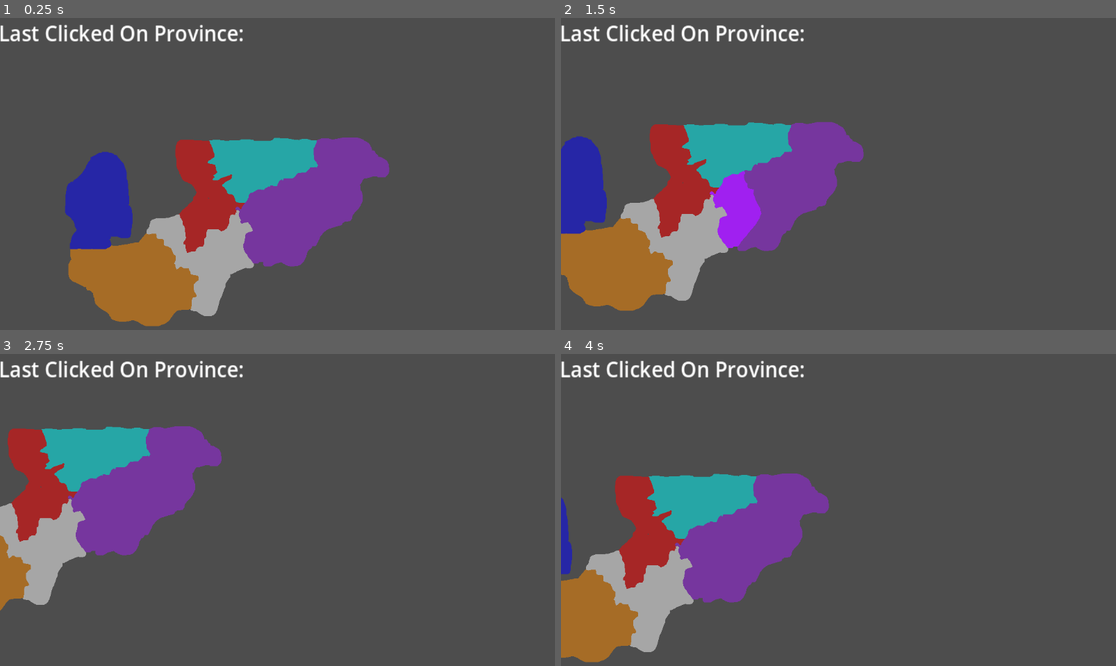
Above: before the commit, frames 1-4 (two rows, left to right).
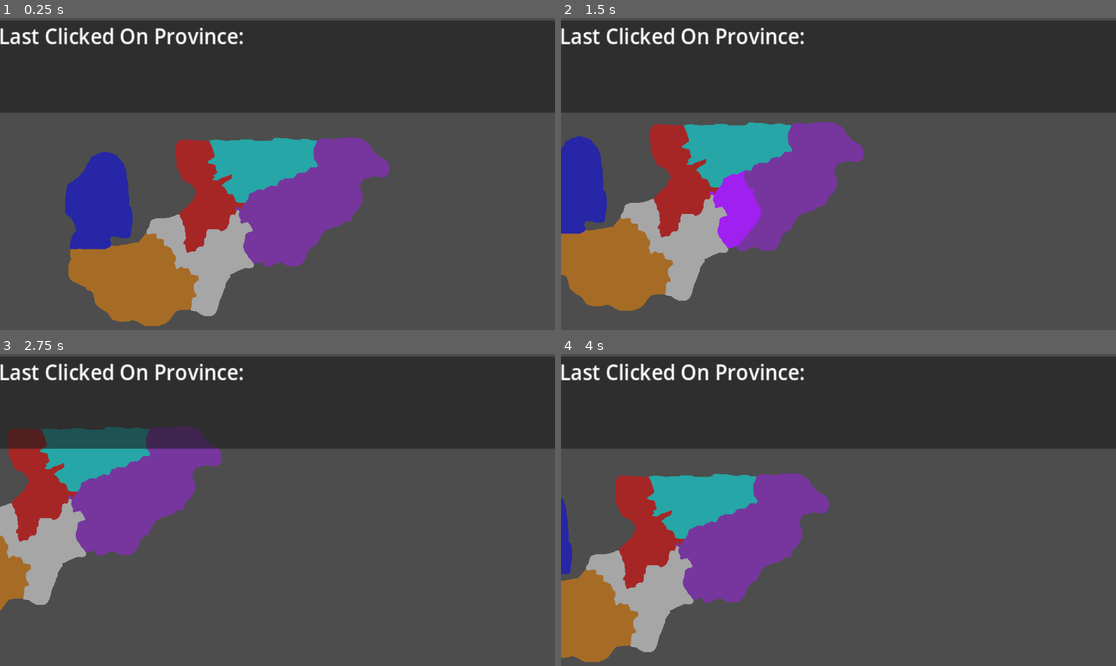
Above: after the commit, the same moments.

Repository: ParkerVetter1/GodotGrandStrategyProject
Game: Godot game, scene res://Scenes/Main.tscn
Two runs of this game, one before a commit and one after it. Both use one fixed random seed, a clock stepped at 60 frames per second and the inputs below.
Inputs (mouse positions are in pixels of both pictures, inside the frame that each line leads up to):
- Up to frame 1 (0.25 s): no input
- Up to frame 2 (1.5 s): tap Enter at 0.5 s; move the mouse to (960, 158) at 0.52 s; hold D (MoveRight) 0.53-1.28 s; hold Shift (Shift) 0.53-1.28 s; click (960, 158) at 0.67 s; move the mouse to (727, 189) at 1.27 s; hold S (MoveDown) from 1.28 s (still down); tap Shift (Shift) at 1.35 s
- Up to frame 3 (2.75 s): move the mouse to (333, 441) at 2.02 s; release S (MoveDown) at 2.03 s; hold D (MoveRight) from 2.03 s (still down); hold Shift (Shift) from 2.03 s (still down)
- Up to frame 4 (4 s): move the mouse to (810, 572) at 2.77 s; release D (MoveRight) at 2.78 s; release Shift (Shift) at 2.78 s; hold W (MoveUp) 2.78-3.53 s; tap Shift (Shift) at 2.85 s; click (810, 572) at 2.92 s; move the mouse to (1005, 556) at 3.52 s; hold A (MoveLeft) from 3.53 s (still down); hold Shift (Shift) from 3.53 s (still down)

The runs differ from the first frame. In frame 1, 29% of the frame differs, in the area x 0-100%, y 0-31%; in frame 2, 29%; in frame 3, 29%; in frame 4, 29%.
Error after the commit: Invalid access to property or key 'name' on a base object of type 'Nil'. (res://Scripts/UIManager.gd:16)

Commit message:
Trying to add resources to provinces

Diff:
--- a/Scenes/Main.tscn
+++ b/Scenes/Main.tscn
@@ -25,10 +25,15 @@
 script = ExtResource("3_c6ewo")
 
 [node name="MainUi" parent="Camera2D" instance=ExtResource("5_0227v")]
-offset_left = -412.551
-offset_top = -219.375
-offset_right = -412.551
-offset_bottom = -219.375
+anchors_preset = 8
+anchor_left = 0.5
+anchor_top = 0.5
+anchor_right = 0.5
+anchor_bottom = 0.5
+offset_left = -413.264
+offset_top = -215.325
+offset_right = -413.264
+offset_bottom = -215.325
 
 [connection signal="child_entered_tree" from="Regions" to="." method="_on_regions_child_entered_tree"]
 [connection signal="child_entered_tree" from="Regions" to="Regions" method="_on_child_entered_tree"]
--- a/Scenes/MainUI.tscn
+++ b/Scenes/MainUI.tscn
@@ -14,9 +14,14 @@
 grow_vertical = 2
 script = ExtResource("1_nf2ua")
 
-[node name="Label" type="Label" parent="."]
+[node name="HeaderUIPanel" type="Panel" parent="."]
 layout_mode = 0
-offset_right = 240.0
-offset_bottom = 85.0
+offset_right = 1151.0
+offset_bottom = 129.0
+
+[node name="ClickedOnProvince" type="Label" parent="HeaderUIPanel"]
+layout_mode = 0
+offset_right = 371.0
+offset_bottom = 46.0
 text = "Last Clicked On Province: "
 label_settings = SubResource("LabelSettings_0m8tt")
--- a/Scripts/Main.gd
+++ b/Scripts/Main.gd
@@ -14,7 +14,7 @@
 
 #the last clickedProvince
 func clickedNode(node):
-	emit_signal("provinceWasClicked", node.name) # Emit the signal
+	emit_signal("provinceWasClicked", node) # Emit the signal
 
 func getClickedCallFromEachNode():
 	var k = -1
--- a/Scripts/Province_Area.gd
+++ b/Scripts/Province_Area.gd
@@ -3,6 +3,13 @@
 @onready var province_name = name
 
 signal WasClicked
+
+var resources = {"Wood" : 0
+				,"Stone" : 0
+				,"Metal" : 0
+				,"hasTown" : false
+				,"hasArmy" : false
+				,"Population" : 0}
 
 # Called when the node enters the scene tree for the first time.
 func _ready() -> void:
--- a/Scripts/UIManager.gd
+++ b/Scripts/UIManager.gd
@@ -1,6 +1,7 @@
 extends Control
 
-@onready var label = $Label
+@onready var label = $HeaderUIPanel/ClickedOnProvince
+var clickedOnNode
 
 # Called when the node enters the scene tree for the first time.
 func _ready() -> void:
@@ -8,8 +9,8 @@
 	MainNode.connect("provinceWasClicked", Callable(self, "clickedNode"))
 
 func clickedNode(nameOfNodeClicked):
-	label.text = label.text + nameOfNodeClicked
+	clickedOnNode = nameOfNodeClicked
+	#label.text = "Last Province Clicked On: " + nameOfNodeClicked.name + "Metal: " + str(nameOfNodeClicked.resources["Metal"])
 
-# Called every frame. 'delta' is the elapsed time since the previous frame.
 func _process(delta: float) -> void:
-	pass
+	label.text = "Last Province Clicked On: " + clickedOnNode.name + "Metal: " + str(clickedOnNode.resources["Metal"])
